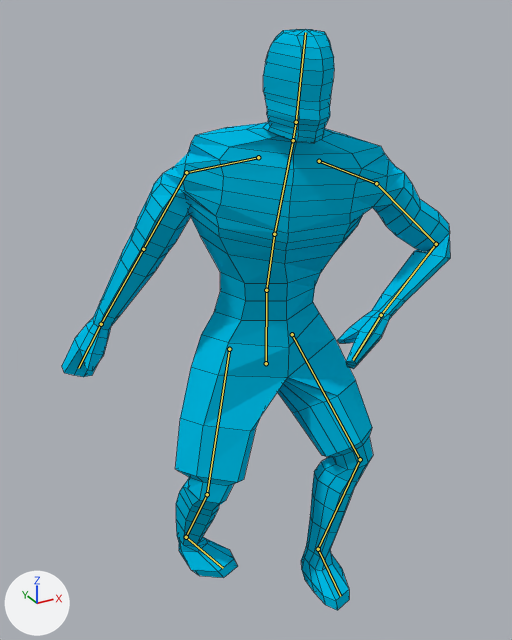
A saved change to the Blender file Assets/Characters/Blacksmith.blend.
Before and after are seen from a 50 mm camera at (-1.75, -3.56, 3.56) aimed at (-0.01, -0.41, 1.98). The axes (+X, +Y, +Z) are drawn at lower left. The lights are the same throughout. Both versions are drawn at frame 83 of the action 'ArmatureAction'; the numbers are the values there. The bones that bend it are drawn over the model as lines. Mesh edges are drawn as thin lines.
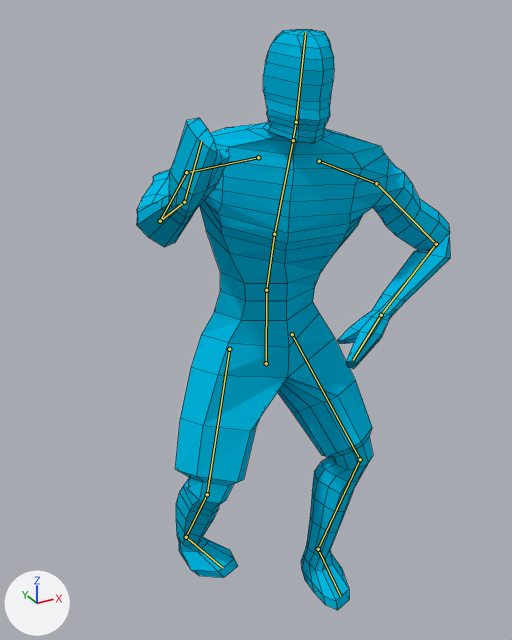
The change, as JSON lines over the scene's bpy script:
```json
{"block": "bone_hand_r", "where": "bone_hand_r = bpy.data.objects['Armature'].pose.bones['Hand.R']  # child of 'Arm.lower.R'"}
{"op": "set", "path": "bone_hand_r.rotation_quaternion", "old": "(0.969, -0.052, -0.195, -0.141)", "new": "(0.922, -0.333, -0.156, -0.121)", "note": "degrees (-3, -23, -16) -> degrees (-38, -22, -7)"}
{"block": "bone_arm_ik_r", "where": "bone_arm_ik_r = bpy.data.objects['Armature'].pose.bones['Arm IK.R']  # child of 'Hips'"}
{"op": "set", "path": "bone_arm_ik_r.location", "old": "(0.139, 0.259, -0.168)", "new": "(0.265, -0.903, 0.894)"}
```

Pixel boxes [x1, y1, x2, y2] of what changed, in the pictures (512 x 640 px):
```json
{"object": "Cylinder", "change": "posed", "before": [62, 29, 450, 610], "after": [137, 29, 450, 610], "on screen": "19% narrower"}
{"bone": "Hand.R", "before": "(101, 324) to (78, 368)", "after": "(184, 202) to (201, 141)"}
```
